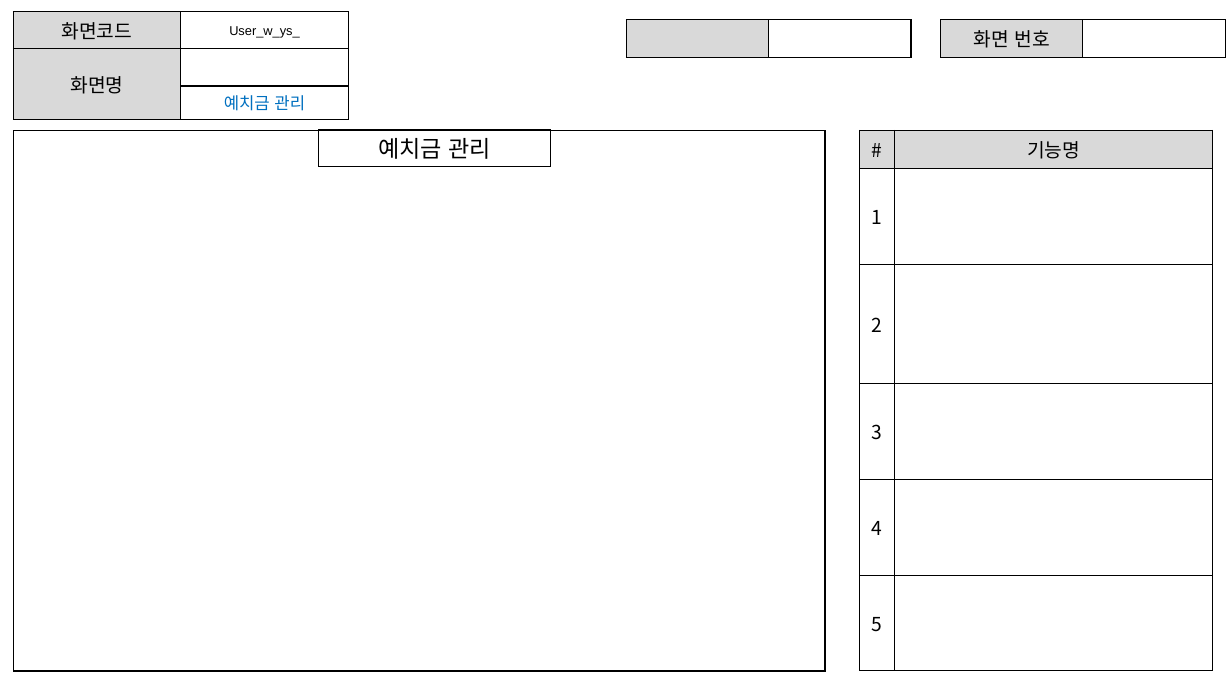
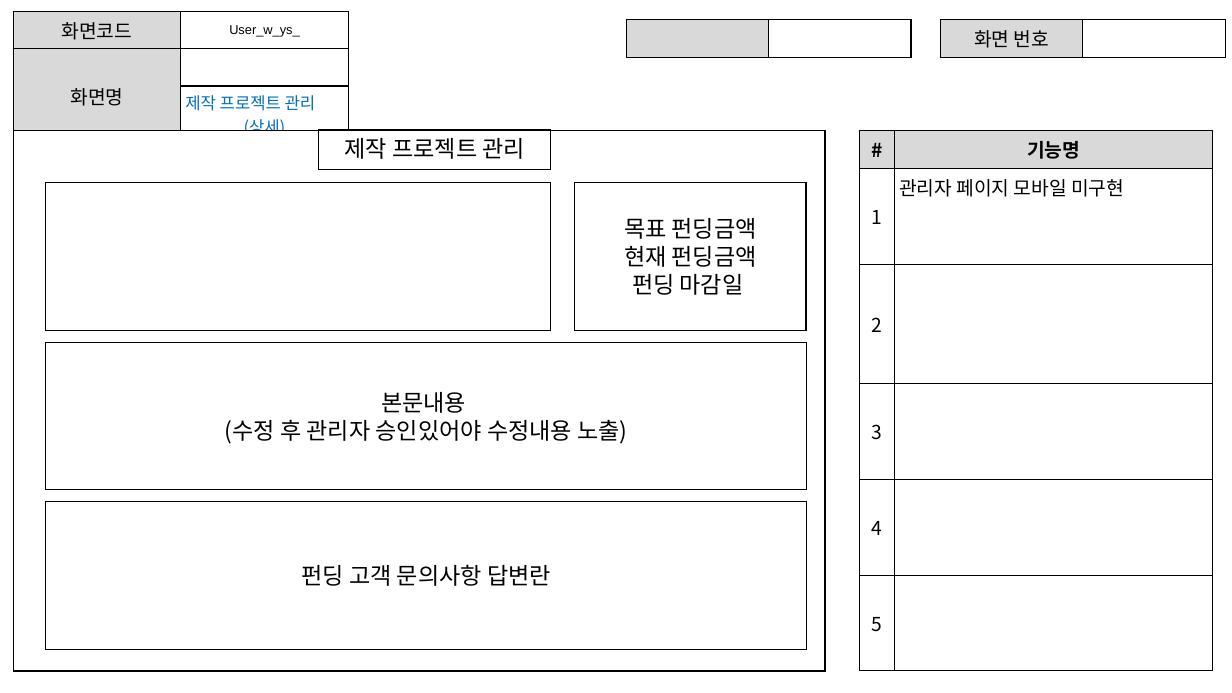
Before and after one commit to ezenteam2/EzenCrowdFunding, a slide deck: slide 13 of project03 화면설계서/project03 - 화면 설계서 - 용승.pptx. Drawn at 1232x693 pixels with LibreOffice and Linux fonts; fonts in the diff are those of the drawing. Boxes give left, top, right and bottom in pixels: in the first picture for what was removed or moved away, otherwise in the second. Text is boxed around its words. In the diff, an @@ line names an element or a change of style, - is before the commit and + after.

```diff
--- a/project03 화면설계서/project03 - 화면 설계서 - 용승.pptx
+++ b/project03 화면설계서/project03 - 화면 설계서 - 용승.pptx
@@ table at (13,12,348,135) @@
-row 3, column 2: 예치금 관리
+row 3, column 2: 제작 프로젝트 관리 (상세)
@@ text in rectangle at (345,138,525,159): text changed @@
-예치금 관리
+제작 프로젝트 관리
@@ table at (860,130,1213,671) @@
-row 2, column 2: 
+row 2, column 2: 관리자 페이지 모바일 미구현
@@ bold on in "#", "기능명" @@
@@ rectangle added at (45,183,550,331), fill #FFFFFF, outline #000000 1 pt @@
@@ rectangle added at (575,183,807,331), fill #FFFFFF, outline #000000 1 pt, 18 pt, text #000000 @@
+목표 펀딩금액
+현재 펀딩금액
+펀딩 마감일
@@ rectangle added at (45,342,807,490), fill #FFFFFF, outline #000000 1 pt, 18 pt, text #000000 @@
+본문내용
+(수정 후 관리자 승인있어야 수정내용 노출)
@@ rectangle added at (45,502,807,650), fill #FFFFFF, outline #000000 1 pt, 18 pt, text #000000 @@
+펀딩 고객 문의사항 답변란
```
Also in this commit, not shown: 11 other slides changed, 2 slides added.
